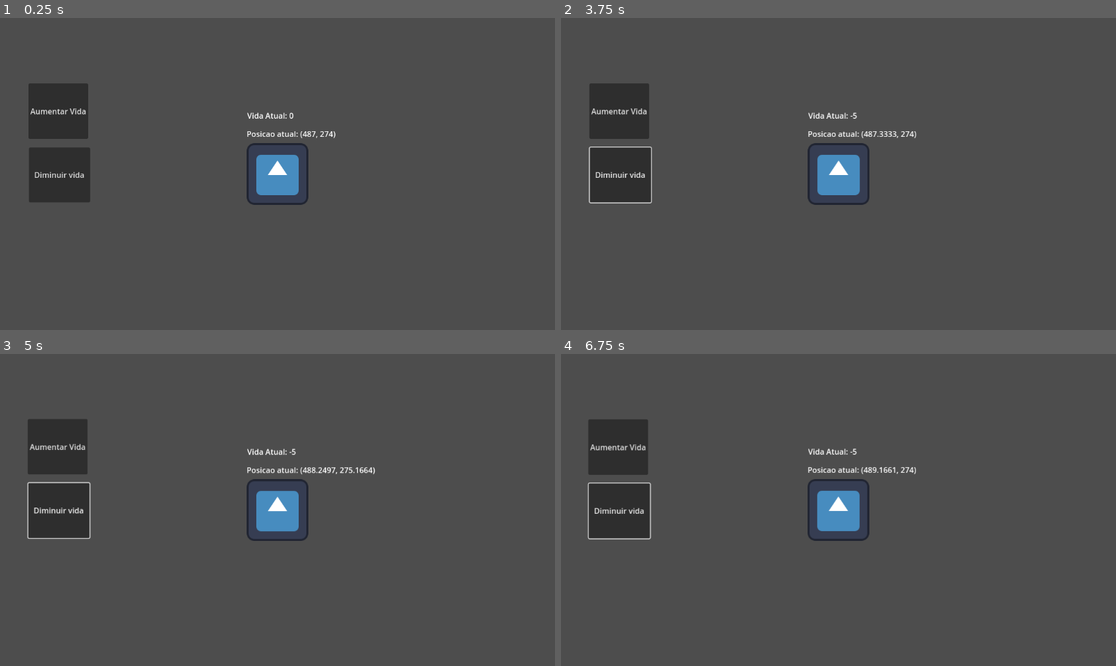
Above: before the commit, frames 1-4 (two rows, left to right).
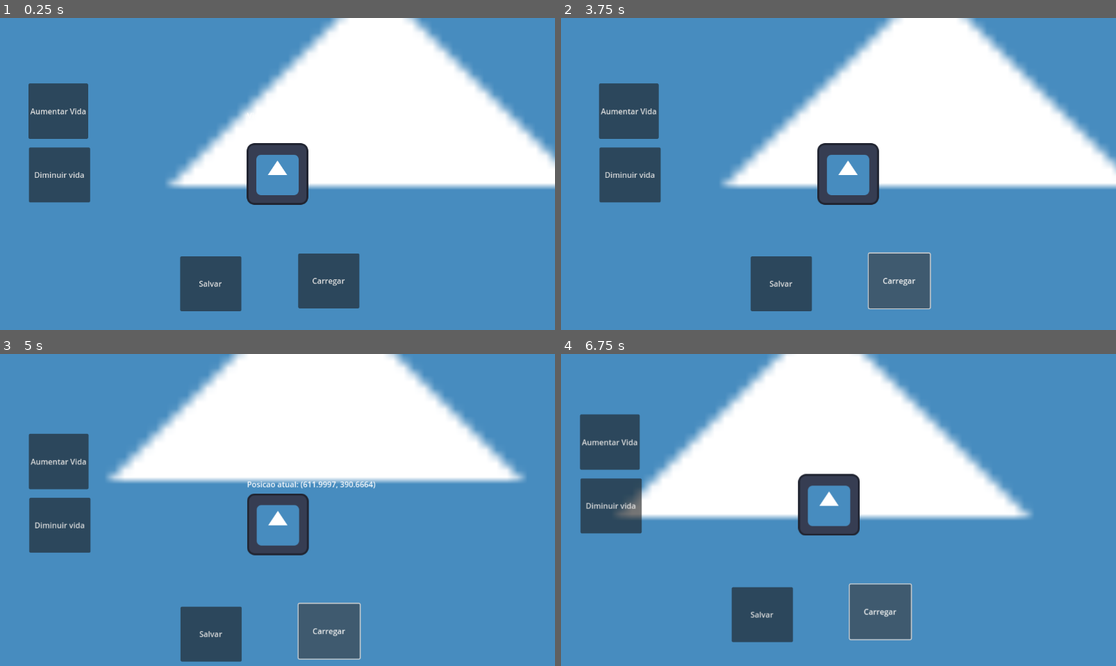
Above: after the commit, the same moments.

Repository: MatheusAlvesF/Save-and-Load---Godot
Game: Godot game, scene res://scenes/world.tscn
Same seed, same stepped clock (60 frames per second), same inputs: the game is played once before the commit and once after it. The engine's default icon, where the game draws it, is replaced by a stand-in: a white triangle on a blue panel in a dark square.
Inputs (mouse positions are in pixels of both pictures, inside the frame that each line leads up to):
- Up to frame 1 (0.25 s): no input
- Up to frame 2 (3.75 s): click "Aumentar Vida" at 0.5 s; click "Diminuir vida" at 1.25 s; click (771, 283) at 2 s, where only the run after the commit has a clickable "Salvar"; click (888, 280) at 2.75 s, where only the run after the commit has a clickable "Carregar"; tap Enter at 3.5 s; hold D (direita) from 3.53 s (still down)
- Up to frame 3 (5 s): release D (direita) at 4.28 s; hold S (baixo) from 4.28 s (still down)
- Up to frame 4 (6.75 s): release S (baixo) at 5.03 s; hold D (direita) 5.03-5.78 s; hold W (cima) 5.78-6.53 s; hold A (esquerda) from 6.53 s (still down)

The runs differ from the first frame. In frame 1, 98% of the frame differs, in the area x 0-100%, y 0-100%; in frame 2, 99%; in frame 3, 99%; in frame 4, 99%.
Error after the commit: Cannot call method 'duplicate' on a null value. (res://scripts/player.gd:52)

Commit message:
Save and Load - fim

Diff:
--- /dev/null
+++ b/Saves/PlayerSave.tres
@@ -0,0 +1,9 @@
+[gd_resource type="Resource" script_class="PlayerData" load_steps=2 format=3]
+
+[ext_resource type="Script" path="res://resourses/PlayerData.gd" id="1_lxv7d"]
+
+[resource]
+script = ExtResource("1_lxv7d")
+vida = 75
+velocidade = 10000
+posicao = Vector2(173.069, -37.155)
--- /dev/null
+++ b/Saves/SavesPlayerSave.tres
@@ -0,0 +1,9 @@
+[gd_resource type="Resource" script_class="PlayerData" load_steps=2 format=3]
+
+[ext_resource type="Script" path="res://resourses/PlayerData.gd" id="1_o3kv1"]
+
+[resource]
+script = ExtResource("1_o3kv1")
+vida = 125
+velocidade = 10000
+posicao = Vector2(760.299, 28.4767)
--- a/project.godot
+++ b/project.godot
@@ -37,6 +37,11 @@
 "events": [Object(InputEventKey,"resource_local_to_scene":false,"resource_name":"","device":-1,"window_id":0,"alt_pressed":false,"shift_pressed":false,"ctrl_pressed":false,"meta_pressed":false,"pressed":false,"keycode":0,"physical_keycode":65,"key_label":0,"unicode":97,"echo":false,"script":null)
 ]
 }
+debug={
+"deadzone": 0.49,
+"events": [Object(InputEventKey,"resource_local_to_scene":false,"resource_name":"","device":-1,"window_id":0,"alt_pressed":false,"shift_pressed":false,"ctrl_pressed":false,"meta_pressed":false,"pressed":false,"keycode":0,"physical_keycode":49,"key_label":0,"unicode":49,"echo":false,"script":null)
+]
+}
 
 [rendering]
 
--- /dev/null
+++ b/resourses/PlayerData.gd
@@ -0,0 +1,15 @@
+extends Resource
+class_name PlayerData
+
+@export var vida : int = 100
+@export var velocidade : int = 10000
+@export var posicao : Vector2
+
+
+func setVida(vidaPlayer : int):
+	vida = vidaPlayer
+	print(vida)
+
+func setPosicao(posicaoPlayer : Vector2):
+	posicao = posicaoPlayer
+	print(posicao)
--- a/scenes/player.tscn
+++ b/scenes/player.tscn
@@ -27,6 +27,7 @@
 script = ExtResource("3_n42ay")
 
 [node name="PosicaoAtual" type="RichTextLabel" parent="Text"]
+layout_mode = 0
 offset_left = -63.875
 offset_top = -94.25
 offset_right = 338.125
--- a/scenes/world.tscn
+++ b/scenes/world.tscn
@@ -1,7 +1,8 @@
-[gd_scene load_steps=3 format=3 uid="uid://c0h0877u51ues"]
+[gd_scene load_steps=4 format=3 uid="uid://c0h0877u51ues"]
 
 [ext_resource type="PackedScene" uid="uid://4bko5vb76hbq" path="res://scenes/player.tscn" id="1_lggr6"]
 [ext_resource type="Script" path="res://scripts/Control.gd" id="2_8tfna"]
+[ext_resource type="Texture2D" uid="uid://dubw6jv8l5inq" path="res://assets/icon.svg" id="3_m44fv"]
 
 [node name="World" type="Node2D"]
 
@@ -11,14 +12,16 @@
 [node name="Camera2D" type="Camera2D" parent="Player"]
 position_smoothing_enabled = true
 
-[node name="Control" type="Control" parent="."]
+[node name="Control" type="Control" parent="Player"]
 layout_mode = 3
 anchors_preset = 0
-offset_right = 40.0
-offset_bottom = 40.0
+offset_left = -487.0
+offset_top = -274.0
+offset_right = -447.0
+offset_bottom = -234.0
 script = ExtResource("2_8tfna")
 
-[node name="adicionarVida" type="Button" parent="Control"]
+[node name="adicionarVida" type="Button" parent="Player/Control"]
 layout_mode = 0
 offset_left = -30.0
 offset_top = 86.0
@@ -26,7 +29,7 @@
 offset_bottom = 201.0
 text = "Aumentar Vida"
 
-[node name="diminuirVida" type="Button" parent="Control"]
+[node name="diminuirVida" type="Button" parent="Player/Control"]
 layout_mode = 0
 offset_left = -29.0
 offset_top = 219.0
@@ -34,6 +37,31 @@
 offset_bottom = 333.0
 text = "Diminuir vida"
 
-[connection signal="mudar_vida" from="Control" to="Player" method="_on_control_mudar_vida"]
-[connection signal="pressed" from="Control/adicionarVida" to="Control" method="_on_adicionar_vida_pressed"]
-[connection signal="pressed" from="Control/diminuirVida" to="Control" method="_on_diminuir_vida_pressed"]
+[node name="Salvar" type="Button" parent="Player/Control"]
+layout_mode = 0
+offset_left = 285.0
+offset_top = 445.0
+offset_right = 412.0
+offset_bottom = 559.0
+text = "Salvar"
+
+[node name="Carregar" type="Button" parent="Player/Control"]
+layout_mode = 0
+offset_left = 530.0
+offset_top = 439.0
+offset_right = 657.0
+offset_bottom = 553.0
+text = "Carregar"
+
+[node name="Sprite2D" type="Sprite2D" parent="."]
+z_index = -1
+position = Vector2(691, 271.5)
+scale = Vector2(21.4375, 14.1641)
+texture = ExtResource("3_m44fv")
+
+[connection signal="mudar_vida" from="Player/Control" to="Player" method="_on_control_mudar_vida"]
+[connection signal="salvar" from="Player/Control" to="Player" method="_on_control_salvar"]
+[connection signal="pressed" from="Player/Control/adicionarVida" to="Player/Control" method="_on_adicionar_vida_pressed"]
+[connection signal="pressed" from="Player/Control/diminuirVida" to="Player/Control" method="_on_diminuir_vida_pressed"]
+[connection signal="pressed" from="Player/Control/Salvar" to="Player/Control" method="_on_salvar_pressed"]
+[connection signal="pressed" from="Player/Control/Carregar" to="Player" method="_on_carregar_pressed"]
--- a/scripts/Control.gd
+++ b/scripts/Control.gd
@@ -1,6 +1,8 @@
 extends Control
 
 signal mudar_vida
+signal salvar
+
 
 var acao : String = ""
 
@@ -12,3 +14,9 @@
 func _on_diminuir_vida_pressed():
 	acao = "-"
 	emit_signal("mudar_vida", acao)
+
+func _on_salvar_pressed():
+	emit_signal("salvar")
+
+func _on_carregar_pressed():
+	pass # Replace with function body.
--- a/scripts/player.gd
+++ b/scripts/player.gd
@@ -2,33 +2,59 @@
 
 signal atualizar_ui
 
-const speed = 100.0
-var vida : int
 var direction : Vector2 = Vector2.ZERO
+var playerData : PlayerData = PlayerData.new()
+var save_file_path : String = "c:/Users/Notebook/Desktop/GAME/Godot GDScript/Godot 4.2/SaveAndLoad/Saves/"
+var save_file_name : String = "PlayerSave.tres"
+
+func _process(delta):
+	data()
 
 func _physics_process(delta):
 	movimentacao(delta)
-	emit_signal("atualizar_ui", vida, self.position)
+	emit_signal("atualizar_ui", playerData.vida, self.position)
 
 func movimentacao(delta) -> void:
 	direction = Input.get_vector("esquerda", "direita", "cima", "baixo")
 
 	if direction != Vector2.ZERO:
-		velocity = direction.normalized() * speed * delta
+		velocity = direction.normalized() * playerData.velocidade * delta
 	elif direction == Vector2.ZERO:
 		velocity = Vector2.ZERO
 
 	move_and_slide()
 
-
 func tomar_dano():
-	vida -= 5
+	playerData.vida -= 5
 
 func ganhar_vida():
-	vida += 5
+	playerData.vida += 5
 
 func _on_control_mudar_vida(acao):
 	if acao == "+":
 		ganhar_vida()
 	elif acao == "-":
 		tomar_dano()
+
+func verificar_diretorio_salvar(caminho: String):
+	DirAccess.make_dir_absolute(caminho)
+
+func _on_control_salvar():
+	verificar_diretorio_salvar(save_file_path)
+	print("Salvando")
+	var vida : int = playerData.vida
+	playerData.setVida(vida)
+	playerData.setPosicao(self.position)
+	ResourceSaver.save(playerData, save_file_path + save_file_name)
+	print("save")
+
+func _on_carregar_pressed():
+	playerData = ResourceLoader.load(save_file_path + save_file_name).duplicate(true)
+	self.position = playerData.posicao
+
+	print("load")
+
+func data():
+	if Input.is_action_just_pressed("debug"):
+		print(playerData.vida)
+		print(playerData.posicao)
